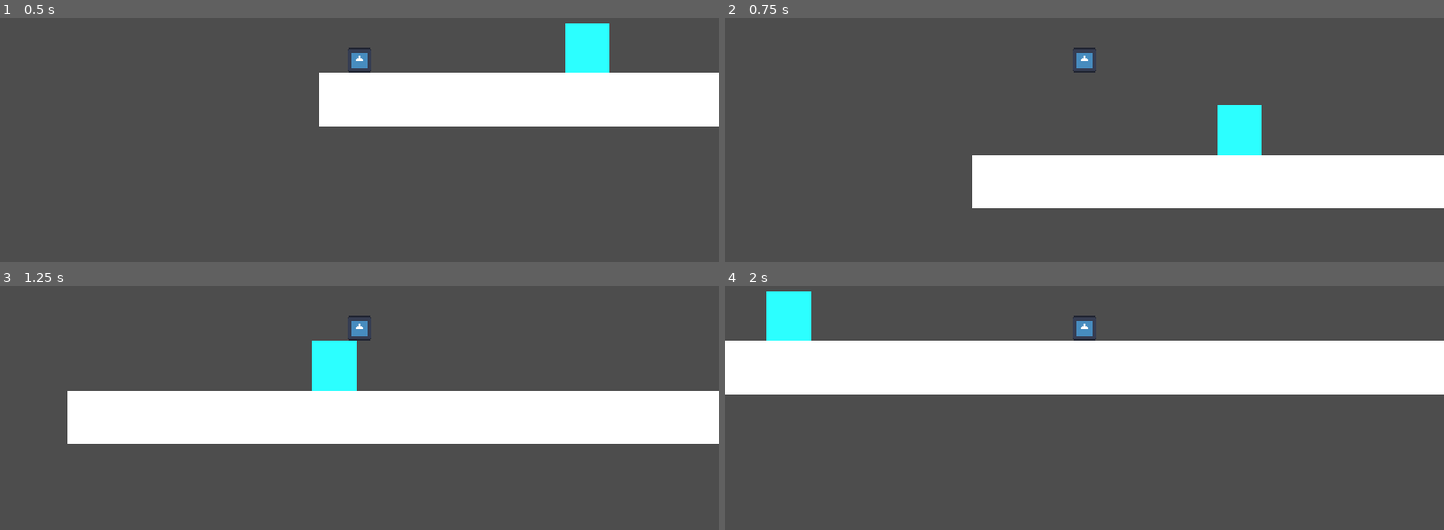
Above: before the commit, frames 1-4 (two rows, left to right).
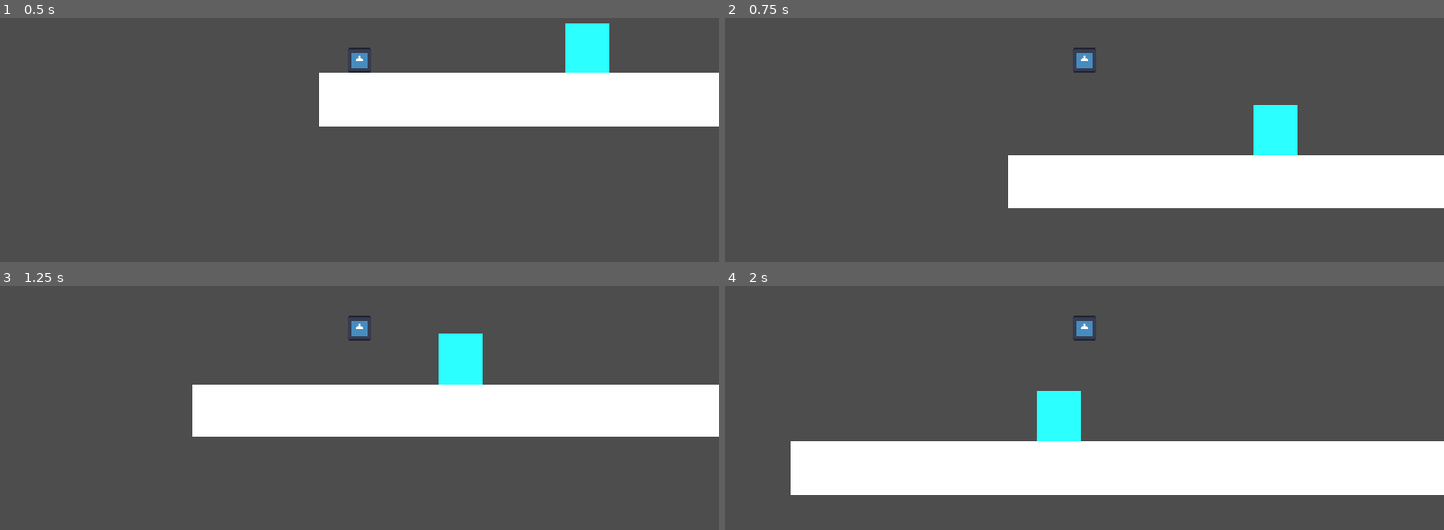
Above: after the commit, the same moments.

Repository: wazuwazu55/Game-Jam-week-two
Game: Godot game, scene res://node_2d.tscn
The game is run twice, just before and just after one commit, with the same random seed, the same clock (stepped at 60 frames per second) and the same inputs. The engine's default icon, where the game draws it, is replaced by a stand-in: a white triangle on a blue panel in a dark square.
Inputs:
- Up to frame 1 (0.5 s): no input
- Up to frame 2 (0.75 s): tap Enter (ui_accept) at 0.5 s; hold Right (ui_right) from 0.53 s (still down)
- Up to frame 3 (1.25 s): keep holding Right (ui_right); tap Enter (ui_accept) at 0.77 s
- Up to frame 4 (2 s): keep holding Right (ui_right); tap Enter (ui_accept) at 1.52 s

Frame 1 is identical in both runs. In frame 2, 3.1% of the frame differs, in the area x 34-80%, y 35-78%; in frame 3, 10%; in frame 4, 45%, in the area x 0-100%, y 2-86%.

Commit message:
lowered movement speed
const SPEED = 300.0 -> const SPEED = 150.0

Diff:
--- a/gamejamweek2/Player_Movement.gd
+++ b/gamejamweek2/Player_Movement.gd
@@ -1,7 +1,7 @@
 extends CharacterBody2D
 
 
-const SPEED = 300.0
+const SPEED = 150.0
 const JUMP_VELOCITY = -400.0
 
 
